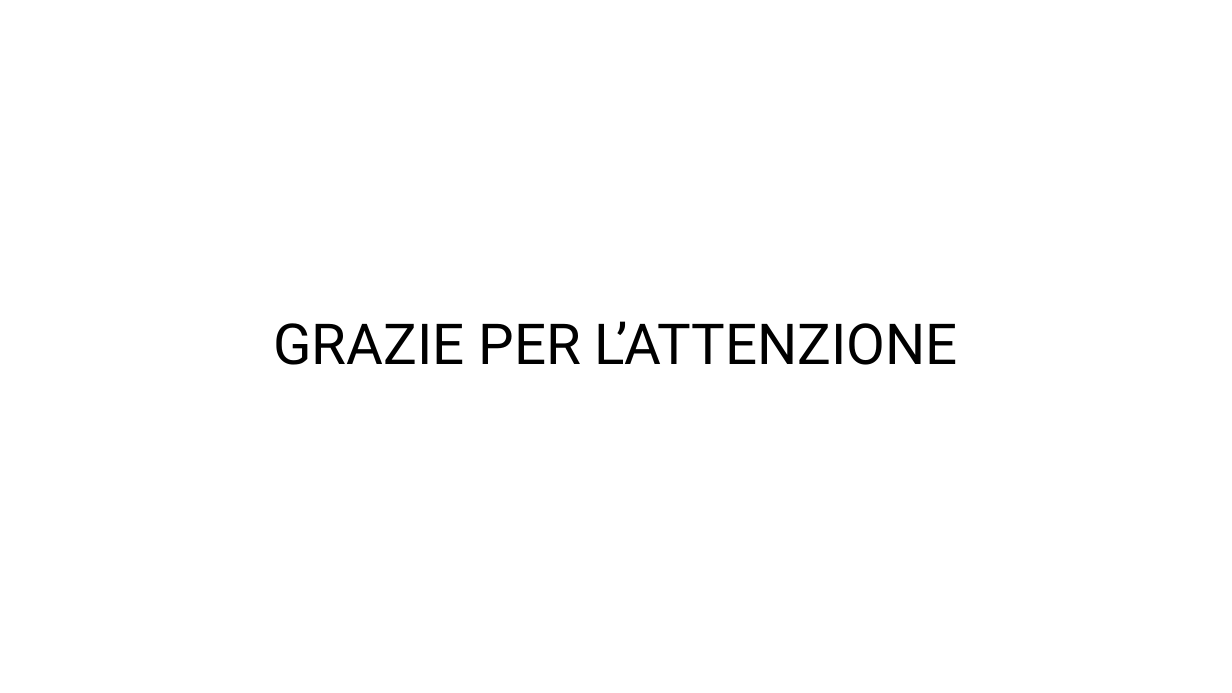
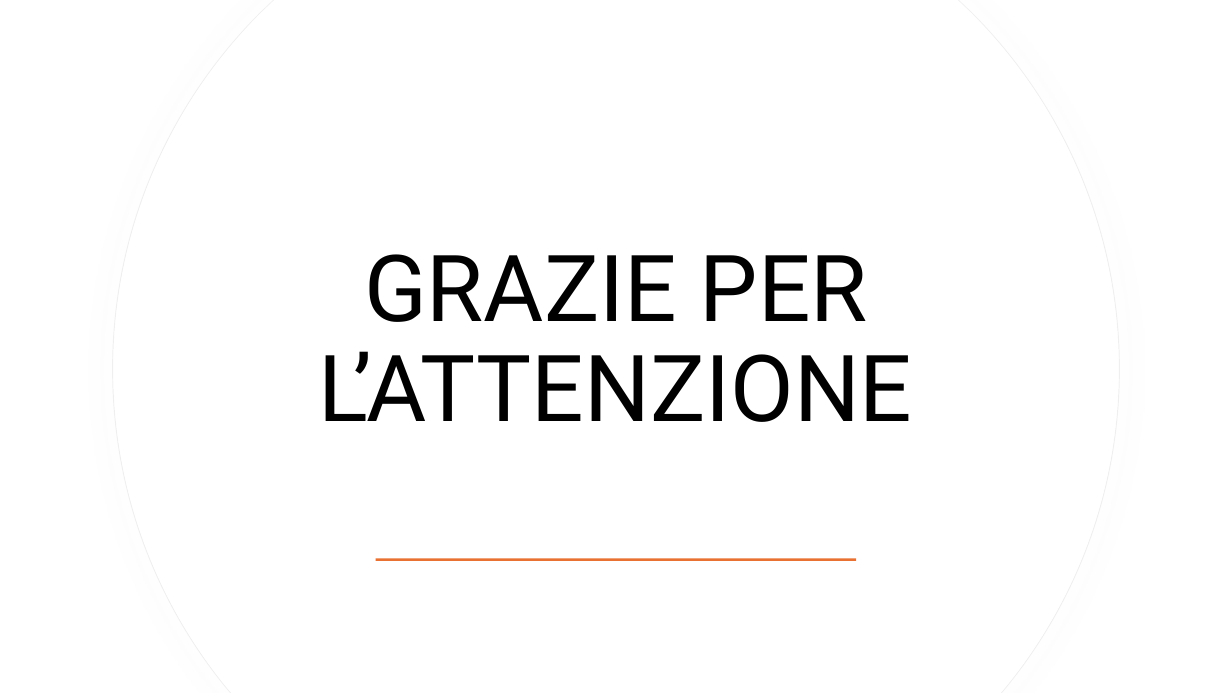
Before and after one commit to Cav95/Tesi_Triennale, a slide deck: slide 13 of Slide/Configuratore di prodotto per le vendite.pptx. Drawn at 1232x693 pixels with LibreOffice and Linux fonts; fonts in the diff are those of the drawing. Boxes give left, top, right and bottom in pixels: in the first picture for what was removed or moved away, otherwise in the second. Text is boxed around its words. In the diff, an @@ line names an element or a change of style, - is before the commit and + after.

```diff
--- a/Slide/Configuratore di prodotto per le vendite.pptx
+++ b/Slide/Configuratore di prodotto per le vendite.pptx
@@ freeform shape added at bbox=[113, 0, 1120, 693], fill #FFFFFF, outline #EFEFEF 0.75 pt @@
@@ freeform shape added at bbox=[114, 0, 1119, 693], fill #FFFFFF @@
@@ title "GRAZIE PER L’ATTENZIONE": place and size @@
-title "GRAZIE PER L’ATTENZIONE" at bbox=[273, 321, 958, 365]
+title "GRAZIE PER L’ATTENZIONE" at bbox=[319, 254, 912, 422]
@@ title "GRAZIE PER L’ATTENZIONE" at bbox=[319, 254, 912, 422]: size 44 to 72 pt @@
@@ rectangle added at bbox=[376, 558, 857, 561], fill #E97132 @@
```
Also in this commit, not shown: 9 other slides changed, 1 other file.
